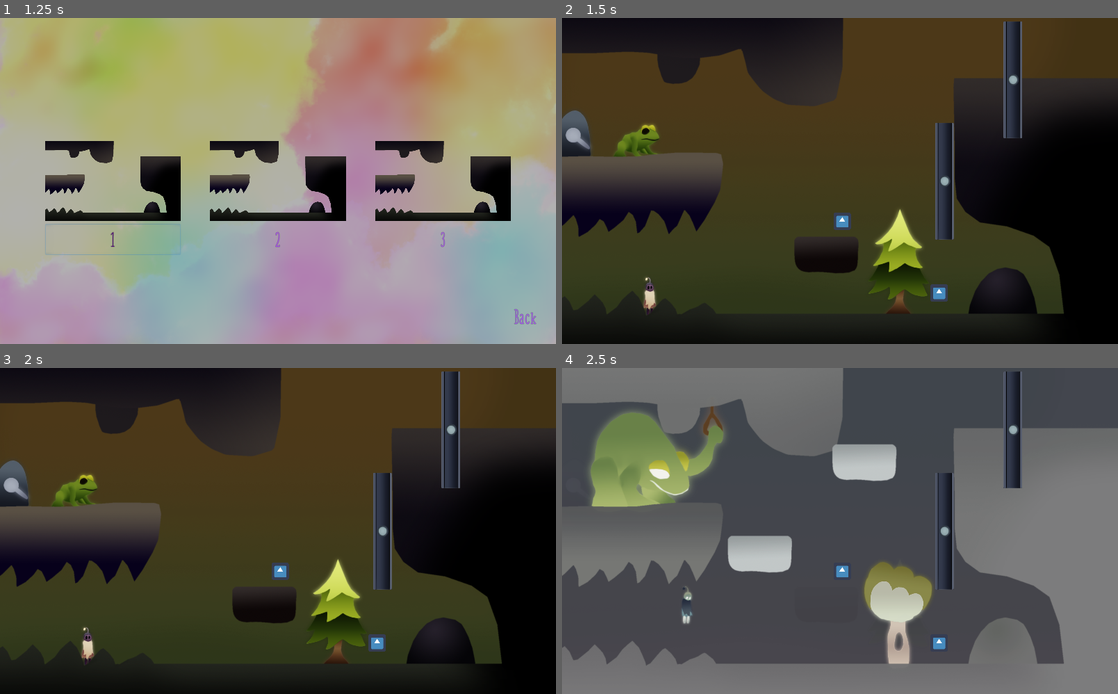
Above: before the commit, frames 1-4 (two rows, left to right).
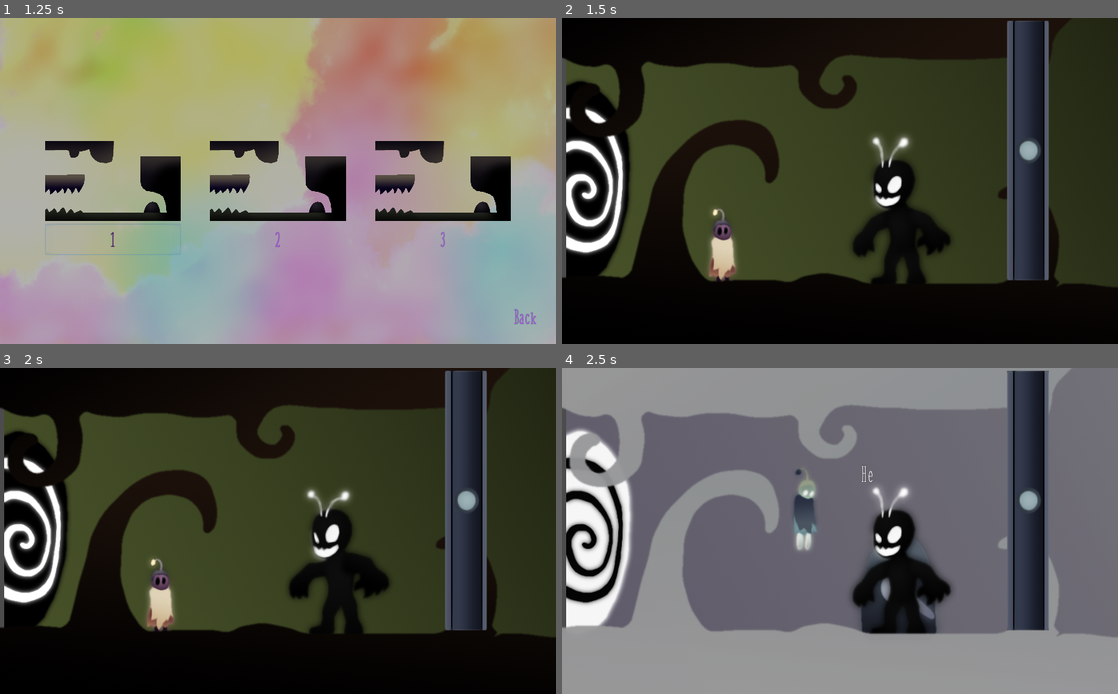
Above: after the commit, the same moments.

Repository: Dimension-Omega/misty-marshes
Game: Godot game, scene res://data/main/Main.tscn
Same seed, same stepped clock (60 frames per second), same inputs: the game is played once before the commit and once after it. The engine's default icon, where the game draws it, is replaced by a stand-in: a white triangle on a blue panel in a dark square.
Inputs:
- Up to frame 1 (1.25 s): tap Enter (ui_accept) at 0.5 s; hold Right (right) from 0.53 s (still down); hold Space (duality) from 0.53 s (still down); tap Up (jump) at 0.77 s
- Up to frame 2 (1.5 s): release Right (right) at 1.25 s; release Space (duality) at 1.25 s; click "1" at 1.25 s
- Up to frame 3 (2 s): no input
- Up to frame 4 (2.5 s): hold Right (right) from 2.03 s (still down); tap Space (duality) at 2.1 s; tap Up (jump) at 2.27 s

Frame 1 is identical in both runs. In frame 2, 58% of the frame differs, in the area x 0-100%, y 0-96%; in frame 3, 58%; in frame 4, 82%, in the area x 0-100%, y 0-100%.

Commit message:
Level 1

Diff:
--- a/data/elements/switches/switch.gd
+++ b/data/elements/switches/switch.gd
@@ -2,6 +2,7 @@
 
 export var trigger_node : NodePath
 export var only_on_black : bool = false
+export var only_on_white : bool = false
 
 var is_on : bool = false
 
@@ -9,6 +10,9 @@
 	if only_on_black:
 		$SwitchOff.add_to_group('black')
 		$SwitchOn.add_to_group('black')
+	if only_on_white:
+		$SwitchOff.add_to_group('white')
+		$SwitchOn.add_to_group('white')
 
 func the_world_is_changing(_color: String) -> void:
 	set_to(is_on)
@@ -16,6 +20,9 @@
 func duality(color: String) -> void:
 	if only_on_black:
 		set_deferred('monitorable', color == 'black')
+		set_to(is_on)
+	if only_on_white:
+		set_deferred('monitorable', color == 'white')
 		set_to(is_on)
 
 func interact() -> void:
--- /dev/null
+++ b/data/elements/villain/villain.tscn
@@ -0,0 +1,111 @@
+[gd_scene load_steps=7 format=2]
+
+[ext_resource path="res://data/elements/villain/villain_laugh_1.png" type="Texture" id=1]
+[ext_resource path="res://data/elements/villain/villain_laugh_2.png" type="Texture" id=2]
+[ext_resource path="res://data/menu/uitheme.tres" type="Theme" id=3]
+
+[sub_resource type="SpriteFrames" id=1]
+animations = [ {
+"frames": [ ExtResource( 1 ), ExtResource( 2 ) ],
+"loop": true,
+"name": "default",
+"speed": 2.0
+} ]
+
+[sub_resource type="Animation" id=3]
+length = 0.001
+tracks/0/type = "value"
+tracks/0/path = NodePath("Control/Label:percent_visible")
+tracks/0/interp = 1
+tracks/0/loop_wrap = true
+tracks/0/imported = false
+tracks/0/enabled = true
+tracks/0/keys = {
+"times": PoolRealArray( 0 ),
+"transitions": PoolRealArray( 1 ),
+"update": 0,
+"values": [ 0.0 ]
+}
+tracks/1/type = "value"
+tracks/1/path = NodePath("AnimatedSprite:playing")
+tracks/1/interp = 1
+tracks/1/loop_wrap = true
+tracks/1/imported = false
+tracks/1/enabled = true
+tracks/1/keys = {
+"times": PoolRealArray( 0 ),
+"transitions": PoolRealArray( 1 ),
+"update": 0,
+"values": [ false ]
+}
+tracks/2/type = "value"
+tracks/2/path = NodePath("AnimatedSprite:frame")
+tracks/2/interp = 1
+tracks/2/loop_wrap = true
+tracks/2/imported = false
+tracks/2/enabled = true
+tracks/2/keys = {
+"times": PoolRealArray( 0 ),
+"transitions": PoolRealArray( 1 ),
+"update": 0,
+"values": [ 0 ]
+}
+
+[sub_resource type="Animation" id=2]
+resource_name = "laugh"
+length = 6.0
+tracks/0/type = "value"
+tracks/0/path = NodePath("Control/Label:percent_visible")
+tracks/0/interp = 0
+tracks/0/loop_wrap = true
+tracks/0/imported = false
+tracks/0/enabled = true
+tracks/0/keys = {
+"times": PoolRealArray( 0, 1, 1.6, 2.2 ),
+"transitions": PoolRealArray( 1, 1, 1, 1 ),
+"update": 1,
+"values": [ 0.0, 0.3, 0.6, 1.0 ]
+}
+tracks/1/type = "value"
+tracks/1/path = NodePath("AnimatedSprite:playing")
+tracks/1/interp = 1
+tracks/1/loop_wrap = true
+tracks/1/imported = false
+tracks/1/enabled = true
+tracks/1/keys = {
+"times": PoolRealArray( 0 ),
+"transitions": PoolRealArray( 1 ),
+"update": 1,
+"values": [ true ]
+}
+
+[node name="Villain" type="Node2D"]
+
+[node name="AnimatedSprite" type="AnimatedSprite" parent="."]
+frames = SubResource( 1 )
+
+[node name="AnimationPlayer" type="AnimationPlayer" parent="."]
+anims/RESET = SubResource( 3 )
+anims/laugh = SubResource( 2 )
+
+[node name="Control" type="Control" parent="."]
+margin_left = -262.0
+margin_top = -182.0
+margin_right = -222.0
+margin_bottom = -142.0
+__meta__ = {
+"_edit_use_anchors_": false
+}
+
+[node name="Label" type="Label" parent="Control"]
+margin_left = 199.0
+margin_top = 8.0
+margin_right = 284.0
+margin_bottom = 61.0
+theme = ExtResource( 3 )
+custom_colors/font_color = Color( 1, 1, 1, 1 )
+text = "He He He!"
+percent_visible = 0.0
+__meta__ = {
+"_edit_use_anchors_": false
+}
--- /dev/null
+++ b/data/levels/1/level_1.gd
@@ -0,0 +1,18 @@
+extends Node2D
+
+var secret_found : bool = false
+
+func _ready():
+	$Cinematic/Villain/AnimationPlayer.play("laugh")
+	$Cinematic/Camera2D.current = true
+
+func duality(_color: String) -> void:
+	#var toWhite : bool = color == 'white'
+	pass
+
+func _on_AnimationPlayer_animation_finished(anim_name):
+	if anim_name == 'laugh':
+		$Cinematic.queue_free()
+		var camera = get_node_or_null('/root/Main/Camera2D')
+		if camera:
+			camera.current = true
--- /dev/null
+++ b/data/levels/1/level_1.tscn
@@ -0,0 +1,113 @@
+[gd_scene load_steps=15 format=2]
+
+[ext_resource path="res://data/levels/1/level_1_fg_white.png" type="Texture" id=1]
+[ext_resource path="res://data/levels/1/level_1_fg_black.png" type="Texture" id=2]
+[ext_resource path="res://data/levels/1/level_1_bg_white.png" type="Texture" id=3]
+[ext_resource path="res://data/levels/1/level_1_bg_black.png" type="Texture" id=4]
+[ext_resource path="res://data/levels/1/level_1.gd" type="Script" id=5]
+[ext_resource path="res://data/elements/villain/villain.tscn" type="PackedScene" id=6]
+[ext_resource path="res://data/elements/trees/oak_tree.tscn" type="PackedScene" id=7]
+[ext_resource path="res://data/elements/player/player.tscn" type="PackedScene" id=8]
+[ext_resource path="res://data/elements/platforms/PlatformBlack.tscn" type="PackedScene" id=9]
+[ext_resource path="res://data/elements/platforms/PlatformWhite.tscn" type="PackedScene" id=10]
+[ext_resource path="res://data/elements/gates/gate.tscn" type="PackedScene" id=11]
+[ext_resource path="res://data/elements/switches/switch.tscn" type="PackedScene" id=12]
+
+[sub_resource type="RectangleShape2D" id=1]
+extents = Vector2( 1300, 60 )
+
+[sub_resource type="RectangleShape2D" id=2]
+extents = Vector2( 50, 1000 )
+
+[node name="level_1" type="Node2D" groups=["duality"]]
+script = ExtResource( 5 )
+
+[node name="black" type="Node2D" parent="." groups=["black"]]
+
+[node name="CanvasLayer" type="CanvasLayer" parent="black"]
+layer = -10
+follow_viewport_enable = true
+follow_viewport_scale = 0.98
+
+[node name="Level1BgBlack" type="Sprite" parent="black/CanvasLayer" groups=["black"]]
+texture = ExtResource( 4 )
+
+[node name="Level1FgBlack" type="Sprite" parent="black"]
+z_index = 10
+texture = ExtResource( 2 )
+
+[node name="white" type="Node2D" parent="." groups=["white"]]
+visible = false
+
+[node name="CanvasLayer" type="CanvasLayer" parent="white"]
+layer = -10
+follow_viewport_enable = true
+follow_viewport_scale = 0.98
+
+[node name="Level1BgWhite" type="Sprite" parent="white/CanvasLayer" groups=["white"]]
+visible = false
+texture = ExtResource( 3 )
+
+[node name="Level1FgWhite" type="Sprite" parent="white"]
+z_index = 10
+texture = ExtResource( 1 )
+
+[node name="StaticBody2D" type="StaticBody2D" parent="."]
+
+[node name="Down" type="CollisionShape2D" parent="StaticBody2D"]
+position = Vector2( -11, 489 )
+shape = SubResource( 1 )
+
+[node name="Up" type="CollisionShape2D" parent="StaticBody2D"]
+position = Vector2( 0, -679 )
+shape = SubResource( 1 )
+
+[node name="RightPolygon" type="CollisionPolygon2D" parent="StaticBody2D"]
+polygon = PoolVector2Array( 754, -299, 1068, -303, 1039, 488, 747, 485, 746, 87 )
+
+[node name="TopPolygon" type="CollisionPolygon2D" parent="StaticBody2D"]
+polygon = PoolVector2Array( -1102, -702, 371, -708, 311, -492, -26, -480, -136, -440, -200, -78, -247, 12, -783, 24, -1111, 3 )
+
+[node name="Left" type="CollisionShape2D" parent="StaticBody2D"]
+position = Vector2( -1087, 0 )
+shape = SubResource( 2 )
+
+[node name="Right" type="CollisionShape2D" parent="StaticBody2D"]
+position = Vector2( 1050, 0 )
+shape = SubResource( 2 )
+
+[node name="entities" type="Node2D" parent="."]
+
+[node name="OakTree" parent="entities" instance=ExtResource( 7 )]
+position = Vector2( 538, 297 )
+
+[node name="PlatformBlack" parent="entities" instance=ExtResource( 9 )]
+position = Vector2( 181, 0 )
+
+[node name="PlatformWhite2" parent="entities" instance=ExtResource( 10 )]
+position = Vector2( 538, -124 )
+
+[node name="Gate2" parent="entities" instance=ExtResource( 11 )]
+position = Vector2( -271, 193 )
+initial_pos = 1
+
+[node name="Switch" parent="entities" instance=ExtResource( 12 )]
+position = Vector2( -485, 333 )
+trigger_node = NodePath("../Gate2")
+only_on_white = true
+
+[node name="Player" parent="entities" instance=ExtResource( 8 )]
+position = Vector2( -775, 348 )
+
+[node name="Cinematic" type="Node2D" parent="."]
+
+[node name="Villain" parent="Cinematic" instance=ExtResource( 6 )]
+position = Vector2( -485, 297 )
+
+[node name="Camera2D" type="Camera2D" parent="Cinematic"]
+position = Vector2( -582, 244 )
+zoom = Vector2( 0.9, 0.9 )
+
+[connection signal="animation_finished" from="Cinematic/Villain/AnimationPlayer" to="." method="_on_AnimationPlayer_animation_finished"]
+
+[editable path="Cinematic/Villain"]
--- a/data/main/Main.gd
+++ b/data/main/Main.gd
@@ -6,7 +6,7 @@
 
 var levels : Dictionary = {
 	'1': {
-		'scene': "res://data/levels/2/level_2.tscn",
+		'scene': "res://data/levels/1/level_1.tscn",
 		'completed': false,
 		'secret_found': false
 	},
@@ -153,11 +153,12 @@
 	current_level = str(levelNumber)
 
 func load_level_and_set_world(levelNumber: int) -> void:
+	$Camera2D.current = true
 	load_level(levelNumber)
 	set_world_with_modulate('black', 0)
 	#print('set_world')
 	close_menu()
-	$Camera2D.current = true
+
 
 func _on_Intro_complete():
 	open_menu()
--- /dev/null
+++ b/data/shaders/wobbly_shader.tres
@@ -0,0 +1,40 @@
+[gd_resource type="ShaderMaterial" load_steps=3 format=2]
+
+[ext_resource path="res://data/shaders/flow_texture.png" type="Texture" id=1]
+
+[sub_resource type="Shader" id=3]
+code = "shader_type canvas_item;
+
+uniform sampler2D flowMap; //Displacement map
+uniform float strength;    //Force of the effect
+uniform float speed;       //Speed of the effect
+uniform int frames : hint_range(1, 10); //Frames of the effect
+
+//Returns a value between 0 and 1 depending of the frames -> exemple: frames = 4, frame 1 = 0.25
+float clock(float time){
+	float fframes = float(frames);
+	return floor(mod(time * speed, fframes)) / fframes;
+}
+
+void fragment(){
+	float c = clock(TIME); //Get clock frame
+	vec4 offset = texture(flowMap, vec2(UV.x + c, UV.y + c)) * strength; //Get offset
+	//COLOR = texture(TEXTURE, vec2(UV.x,UV.y) + normal.xy); //Apply offset
+	COLOR = texture(TEXTURE, vec2(UV.x,UV.y) + offset.xy - vec2(0.5,0.5)*strength); //We need to remove the displacement
+}
+
+
+// TEST CLOCK
+/*
+void fragment(){
+	float c = clock(TIME);
+	COLOR = vec4( c, c, c, 1);
+}
+*/"
+
+[resource]
+shader = SubResource( 3 )
+shader_param/strength = 0.03
+shader_param/speed = 2.0
+shader_param/frames = 10
+shader_param/flowMap = ExtResource( 1 )
--- a/project.godot
+++ b/project.godot
@@ -27,6 +27,10 @@
 [display]
 
 window/stretch/mode="2d"
+
+[gui]
+
+theme/custom="res://data/menu/uitheme.tres"
 
 [input]
 
Binary file added: data/elements/villain/villain_laugh_1.png
Not shown, added: data/elements/villain/villain_laugh_1.png.import
Binary file added: data/elements/villain/villain_laugh_2.png
Not shown, added: data/elements/villain/villain_laugh_2.png.import
Binary file added: data/levels/1/level_1_bg_black.png
Not shown, added: data/levels/1/level_1_bg_black.png.import
Binary file added: data/levels/1/level_1_bg_white.png
Not shown, added: data/levels/1/level_1_bg_white.png.import
Binary file added: data/levels/1/level_1_fg_black.png
Not shown, added: data/levels/1/level_1_fg_black.png.import
Binary file added: data/levels/1/level_1_fg_white.png
Not shown, added: data/levels/1/level_1_fg_white.png.import
(and 2 more such lines)
